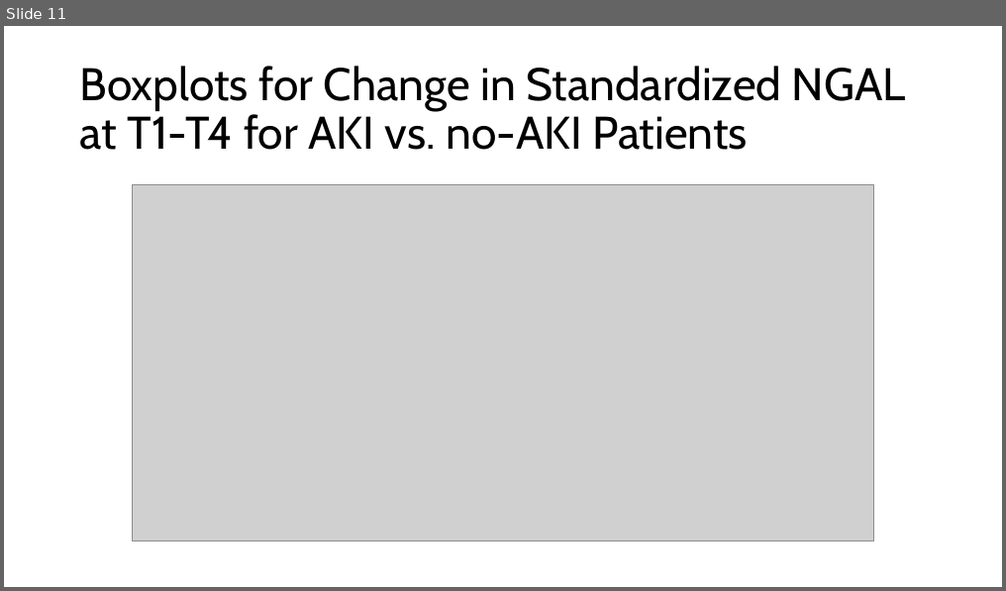
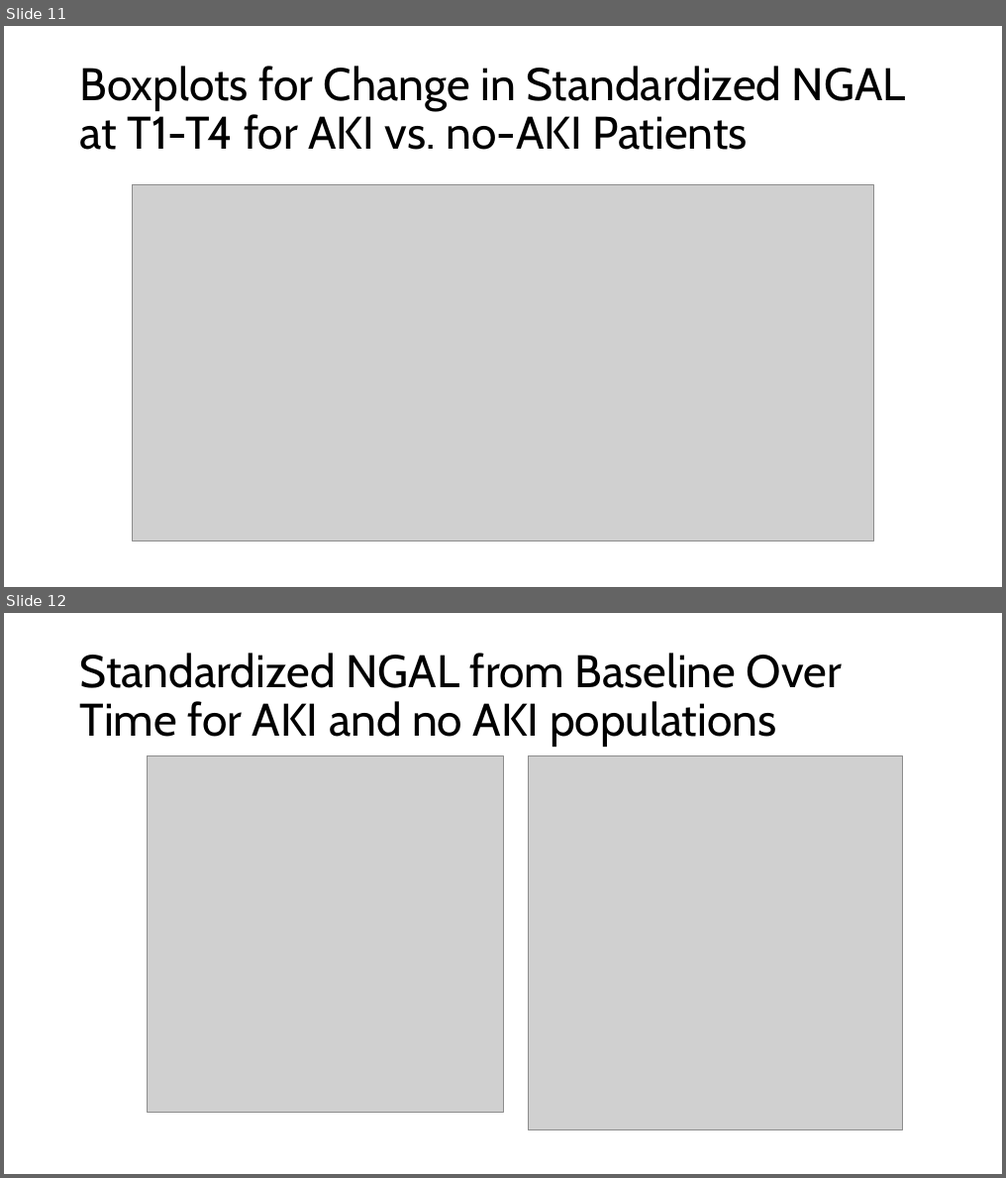
Before and after one commit to jacobmchen/imputation_pipeline, a slide deck: exploratory_analysis/plots/compare_plots.pptx. Shown one above the other, each under a label of ours: slide 11 before the commit, slides 11 and 12 after it. The pictures are 1006x591 and 1006x1178 pixels, drawn with LibreOffice and Linux fonts; fonts in the diff are those of the drawing; grey boxes stand for pictures. Boxes give left, top, right and bottom in pixels: in the first picture for what was removed or moved away, otherwise in the second. Text is boxed around its words. In the diff, an @@ line names an element or a change of style, - is before the commit and + after.

Commit message:
NGAL line plots and update imputation pipeline analysis

```diff
--- a/exploratory_analysis/plots/compare_plots.pptx
+++ b/exploratory_analysis/plots/compare_plots.pptx
@@ slide 12 added at [4, 613, 1002, 1174], background #FFFFFF @@
@@ title added at [80, 653, 842, 747], 44 pt, text #000000 @@
+Standardized NGAL from Baseline Over Time for AKI and no AKI populations
@@ picture added at [147, 756, 503, 1112] @@
@@ picture added at [529, 756, 903, 1131] @@
```
Also in this commit, not shown: 2 other slides added, 9 other files.
